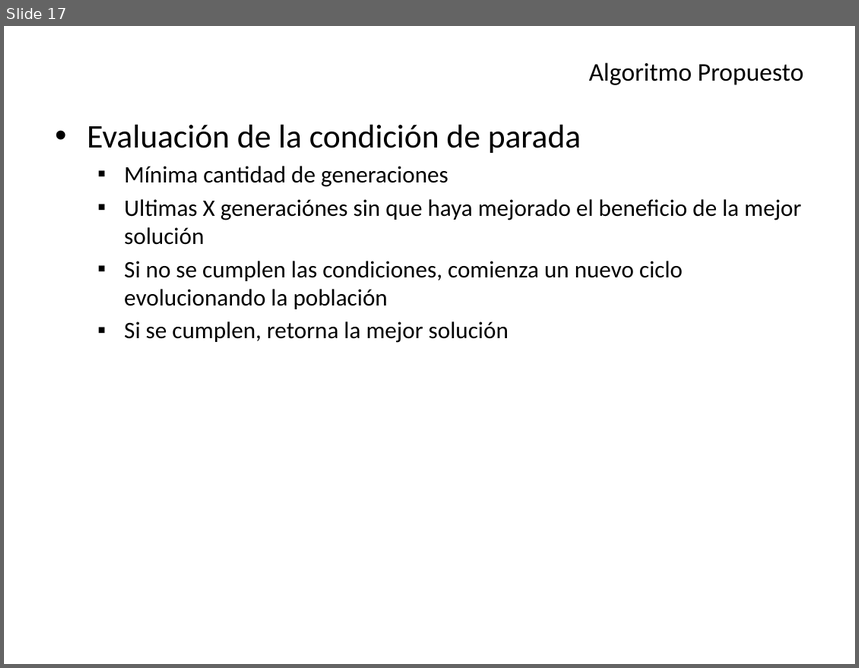
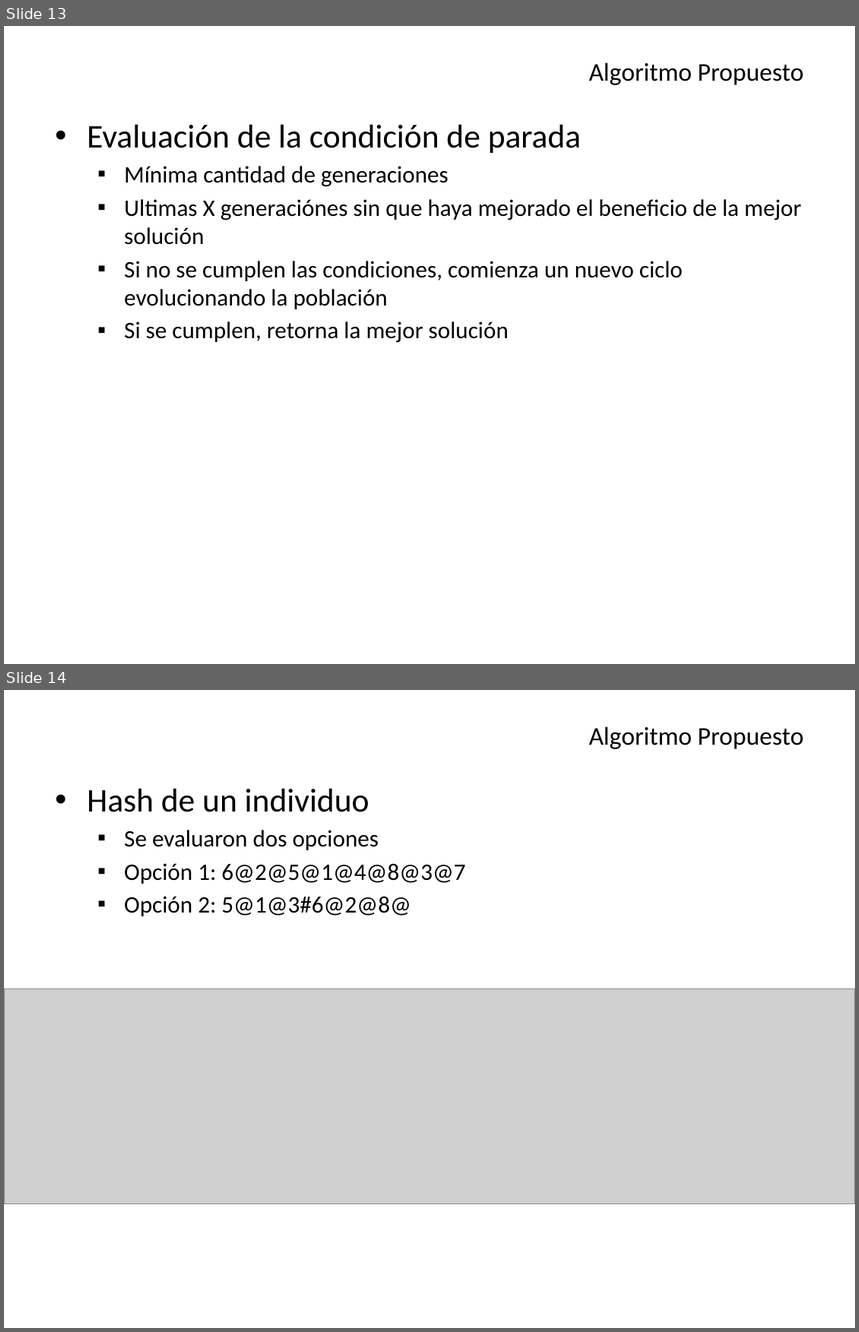
Before and after one commit to Aleitox/TopBrkga, a slide deck: TesisPaper/Defensa/Biased Random Key Genetic Algorithm.pptx. Shown one above the other, each under a label of ours: slide 17 before the commit, slides 13 and 14 after it. The pictures are 859x668 and 859x1332 pixels, drawn with LibreOffice and Linux fonts; fonts in the diff are those of the drawing; grey boxes stand for pictures. Boxes give left, top, right and bottom in pixels: in the first picture for what was removed or moved away, otherwise in the second. Text is boxed around its words. In the diff, an @@ line names an element or a change of style, - is before the commit and + after.

```diff
--- a/TesisPaper/Defensa/Biased Random Key Genetic Algorithm.pptx
+++ b/TesisPaper/Defensa/Biased Random Key Genetic Algorithm.pptx
@@ slide 14 added at (4,690,855,1328), background #FFFFFF @@
@@ title added at (589,726,804,749), 21.6 pt, text #000000 @@
+Algoritmo Propuesto
@@ text added at (87,788,465,916), 20 pt, text #000000 @@
+• Hash de un individuo
+  ▪ Se evaluaron dos opciones
+  ▪ Opción 1: 6@2@5@1@4@8@3@7
+  ▪ Opción 2: 5@1@3#6@2@8@
@@ picture added at (4,989,855,1204) @@
@@ what was slide 17 is now slide 13 @@
```
Also in this commit, not shown: 7 slides changed, 4 other slides added, 19 other files.
